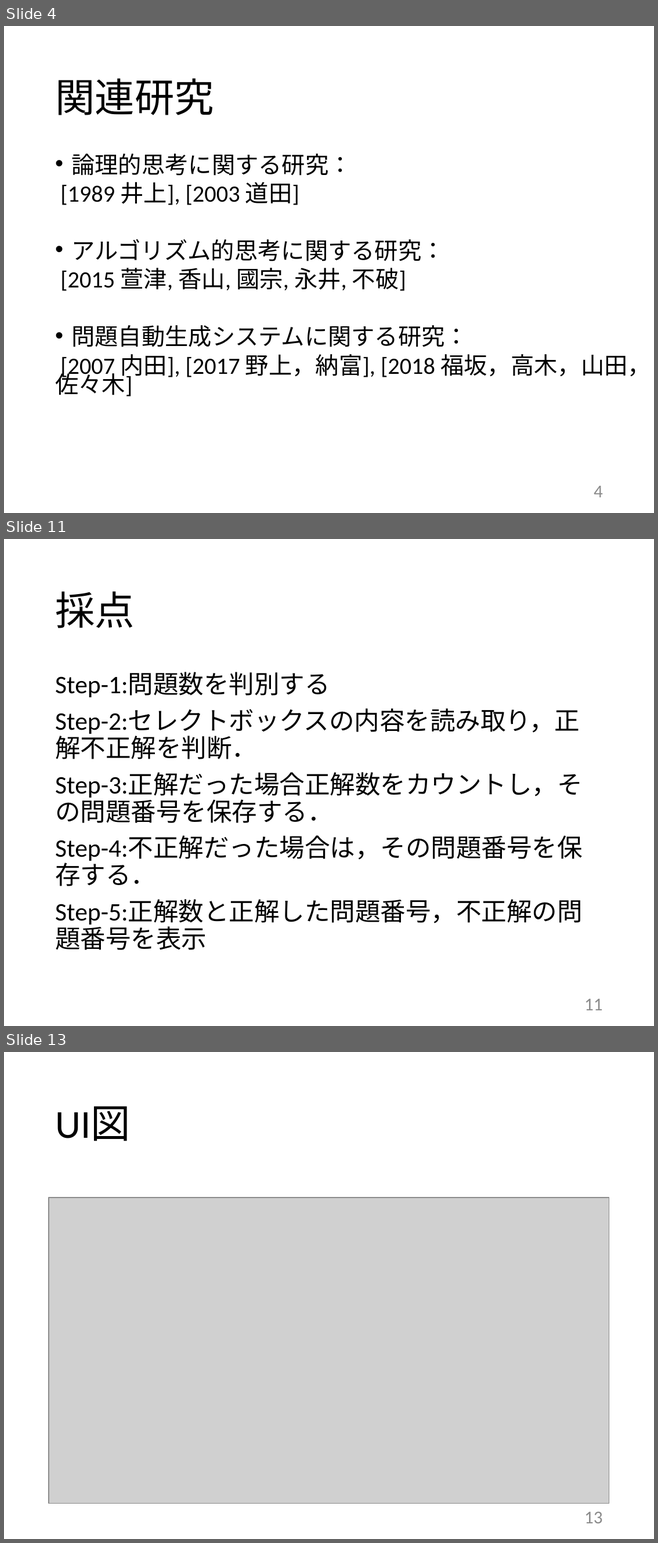
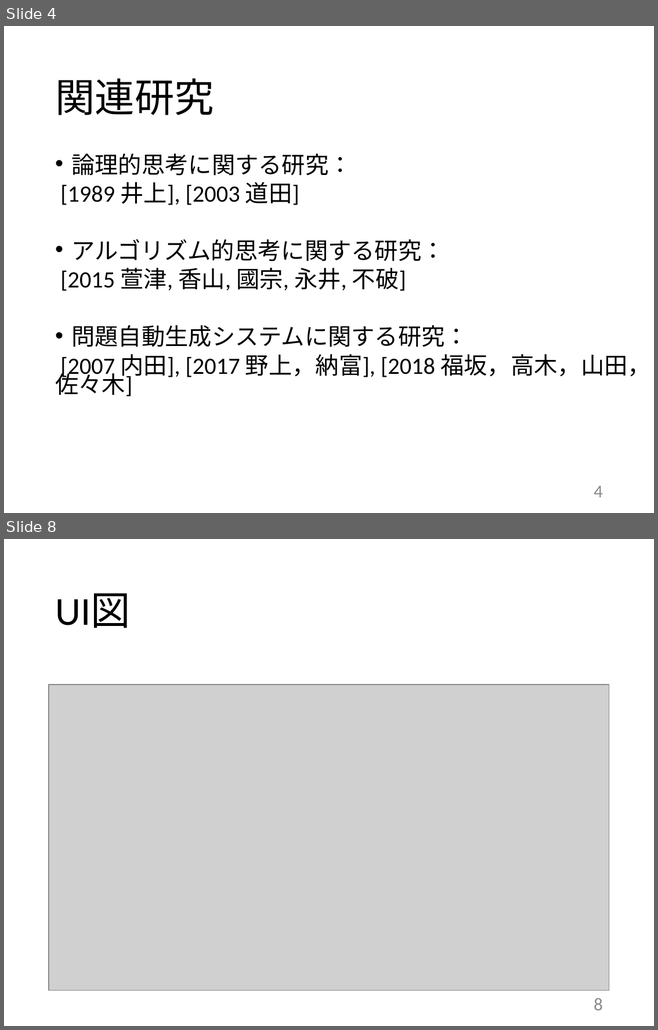
Before and after one commit to kait-takanolab/1821121-shimaoka-thesis, a slide deck: 1821121_shimaoka_thesis.pptx. Shown one above the other, each under a label of ours: slides 4, 11 and 13 before the commit, slides 4 and 8 after it; the slides between them are not shown. The pictures are 658x1543 and 658x1030 pixels, drawn with LibreOffice and Linux fonts; fonts in the diff are those of the drawing; grey boxes stand for pictures. Boxes give left, top, right and bottom in pixels: in the first picture for what was removed or moved away, otherwise in the second. Text is boxed around its words. In the diff, an @@ line names an element or a change of style, - is before the commit and + after.

```diff
--- a/1821121_shimaoka_thesis.pptx
+++ b/1821121_shimaoka_thesis.pptx
@@ slide 11 removed at (x1=4, y1=539, x2=654, y2=1026), background #FFFFFF @@
@@ title removed at (x1=55, y1=591, x2=134, y2=628) @@
-採点
@@ text removed at (x1=55, y1=672, x2=582, y2=950) @@
-Step-1:問題数を判別する
-Step-2:セレクトボックスの内容を読み取り，正解不正解を判断．
-Step-3:正解だった場合正解数をカウントし，その問題番号を保存する．
-Step-4:不正解だった場合は，その問題番号を保存する．
-Step-5:正解数と正解した問題番号，不正解の問題番号を表示
@@ page number removed at (x1=584, y1=999, x2=603, y2=1011) @@
-11
@@ what was slide 13 is now slide 8 @@
@@ page number at (x1=593, y1=998, x2=603, y2=1011): text changed @@
-13
+8
```
Also in this commit, not shown: 5 slides changed, 6 other slides removed, 4 other files.
